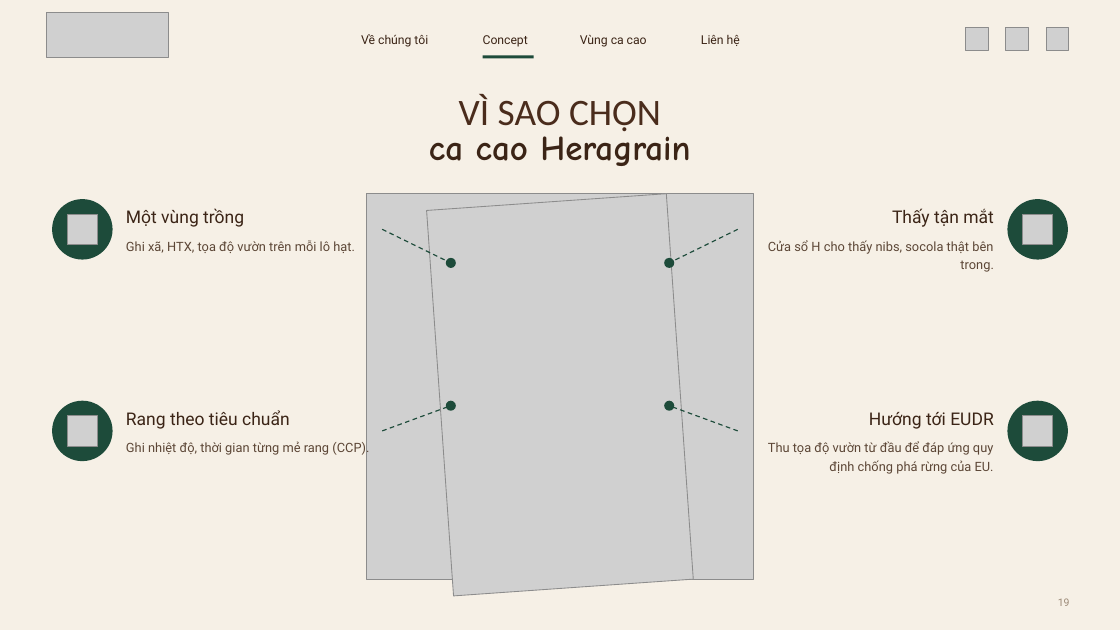
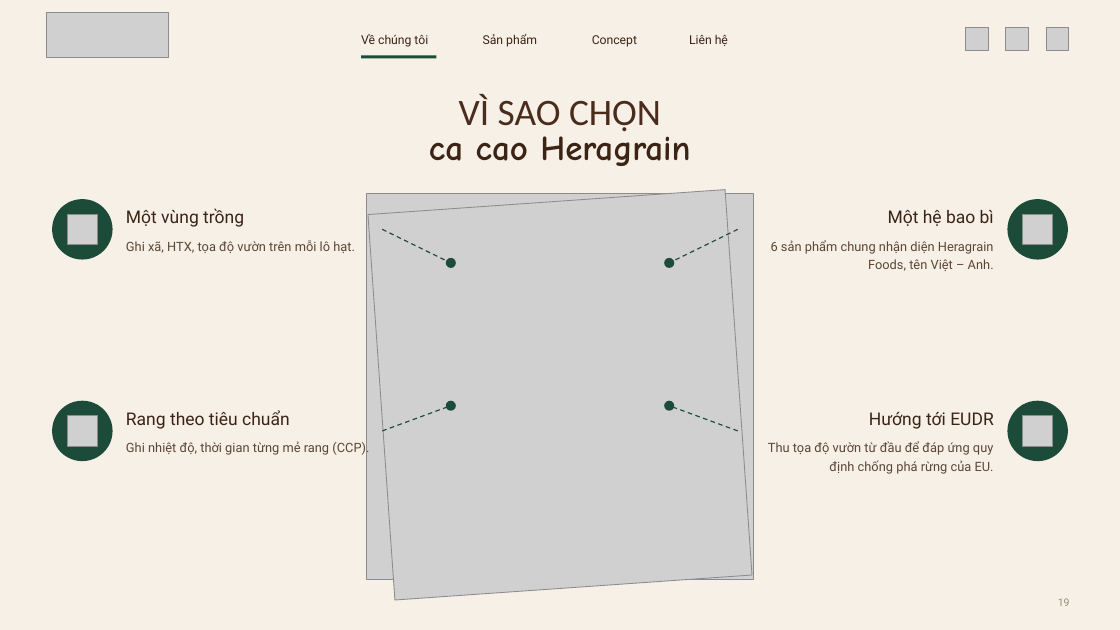
Before and after one commit to dakojsc-maker/ATL--DAKO, a slide deck: slide 19 of heragrain-cacao/1-concept-san-pham/Heragrain-Cacao_5-concept-san-pham.pptx. Drawn at 1120x630 pixels with LibreOffice and Linux fonts; fonts in the diff are those of the drawing; grey boxes stand for pictures; background and template pictures are left out. Boxes give left, top, right and bottom in pixels: in the first picture for what was removed or moved away, otherwise in the second. Text is boxed around its words. In the diff, an @@ line names an element or a change of style, - is before the commit and + after.

```diff
--- a/heragrain-cacao/1-concept-san-pham/Heragrain-Cacao_5-concept-san-pham.pptx
+++ b/heragrain-cacao/1-concept-san-pham/Heragrain-Cacao_5-concept-san-pham.pptx
@@ text "Concept": place and size @@
-text "Concept" at [483, 35, 528, 47]
+text "Concept" at [592, 35, 637, 47]
@@ text "Liên hệ": place and size @@
-text "Liên hệ" at [701, 35, 740, 46]
+text "Liên hệ" at [689, 35, 728, 46]
@@ rectangle: place and size @@
-rectangle at [483, 55, 534, 59]
+rectangle at [361, 55, 437, 59]
@@ text added at [483, 34, 537, 47], 10.5 pt, text #3B2416 @@
+Sản phẩm
@@ text removed at [580, 35, 647, 47] @@
-Vùng ca cao
@@ picture: place and size @@
-picture at [427, 194, 694, 596]
+picture at [368, 190, 752, 600]
@@ text at [888, 210, 994, 226]: text changed @@
-Thấy tận mắt
+Một hệ bao bì
@@ text at [771, 240, 994, 271]: text changed @@
-Cửa sổ H cho thấy nibs, socola thật bên trong.
+6 sản phẩm chung nhận diện Heragrain Foods, tên Việt – Anh.
```
Also in this commit, not shown: 22 other slides changed, 3 slides added, 3 slides removed, 16 other files.
